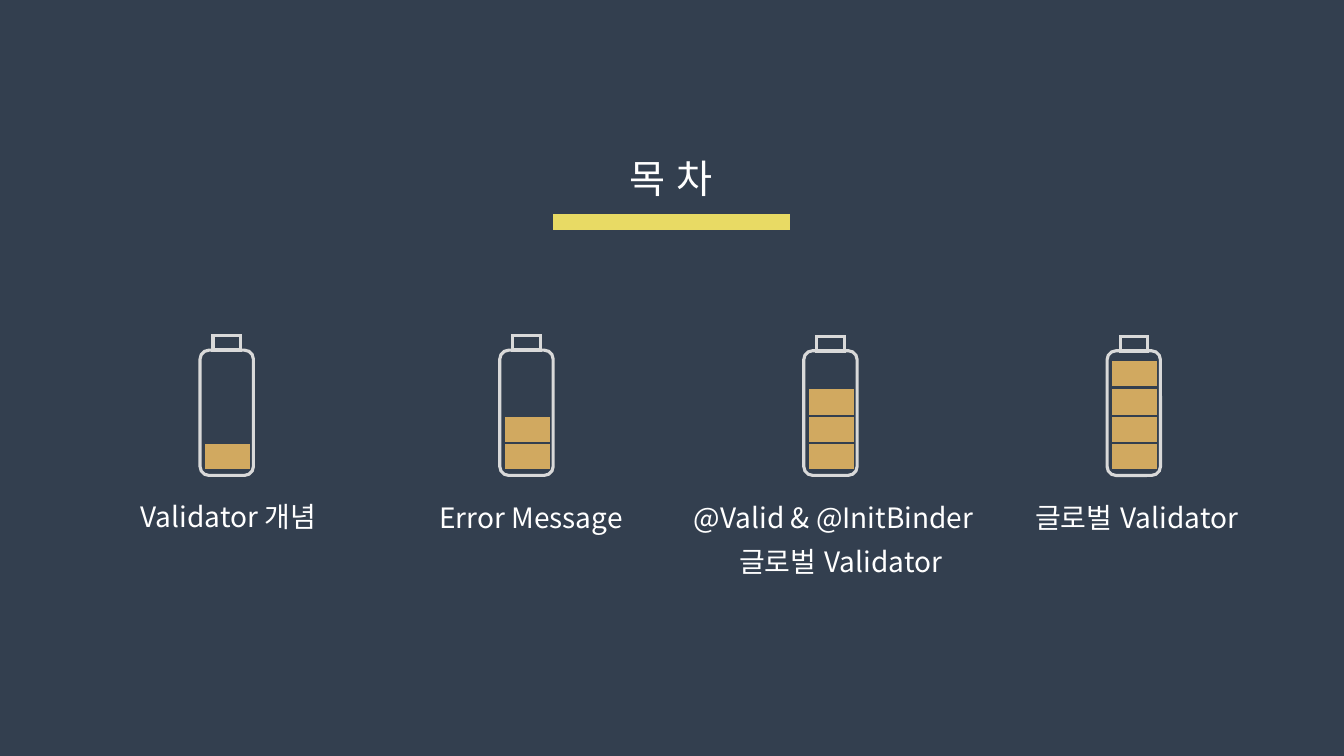
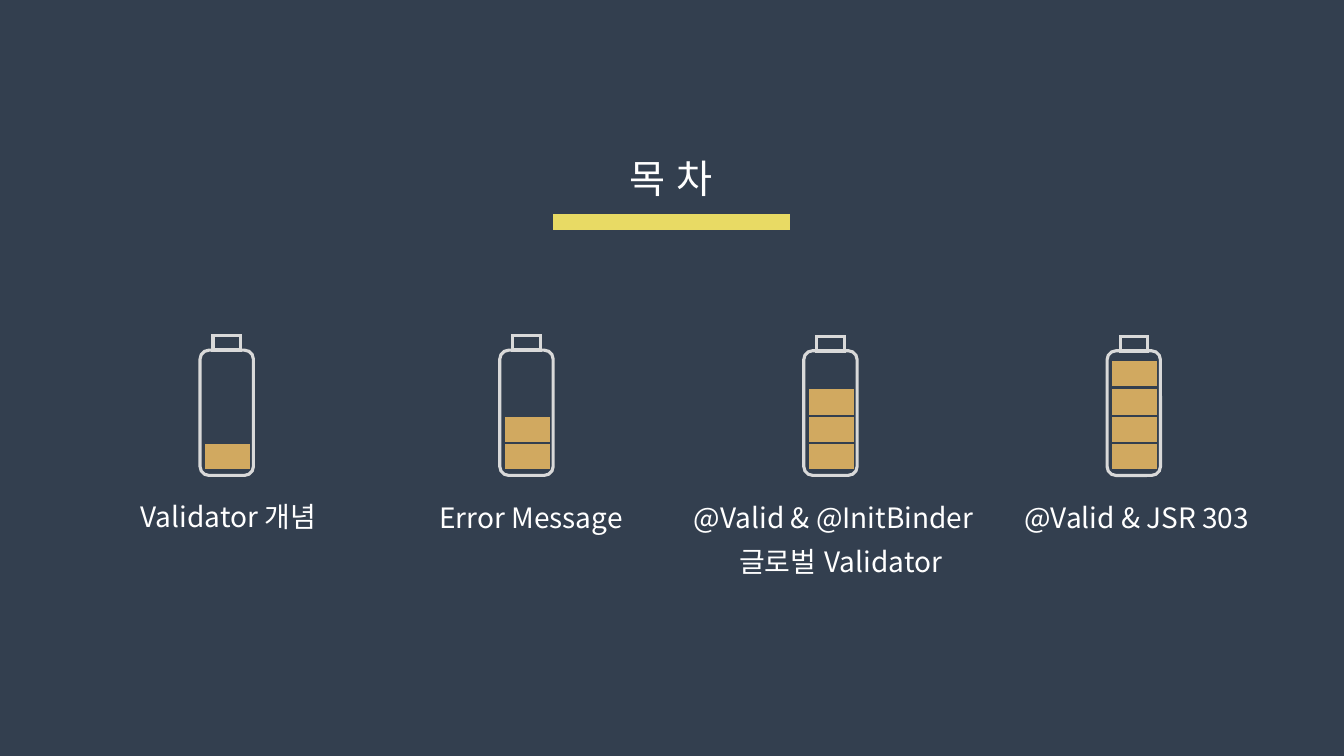
Before and after one commit to djyoon956/Family_C, a slide deck: slide 2 of 01.doc/Spring_Command&Error_4조.pptx. Drawn at 1344x756 pixels with LibreOffice and Linux fonts; fonts in the diff are those of the drawing. Boxes give left, top, right and bottom in pixels: in the first picture for what was removed or moved away, otherwise in the second. Text is boxed around its words. In the diff, an @@ line names an element or a change of style, - is before the commit and + after.

```diff
--- a/01.doc/Spring_Command&Error_4조.pptx
+++ b/01.doc/Spring_Command&Error_4조.pptx
@@ text at (x1=1024, y1=505, x2=1249, y2=533): text changed @@
-글로벌 Validator
+@Valid & JSR 303
```
Also in this commit, not shown: 3 slides added, 1 slide removed.
